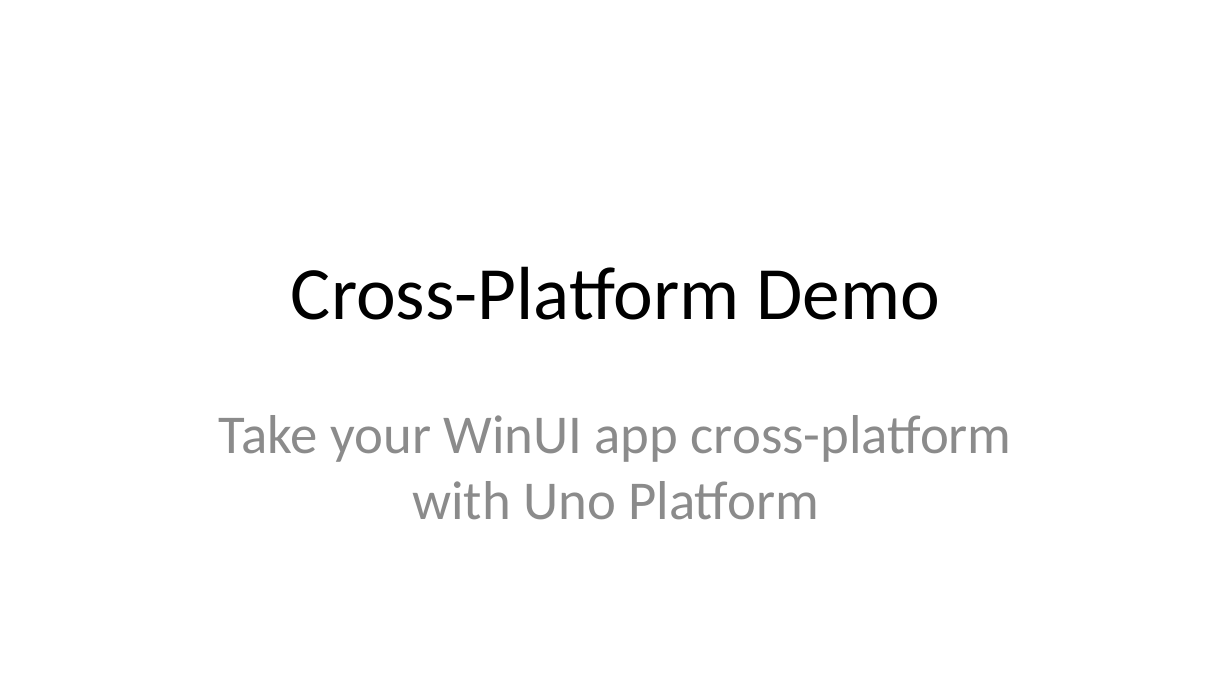
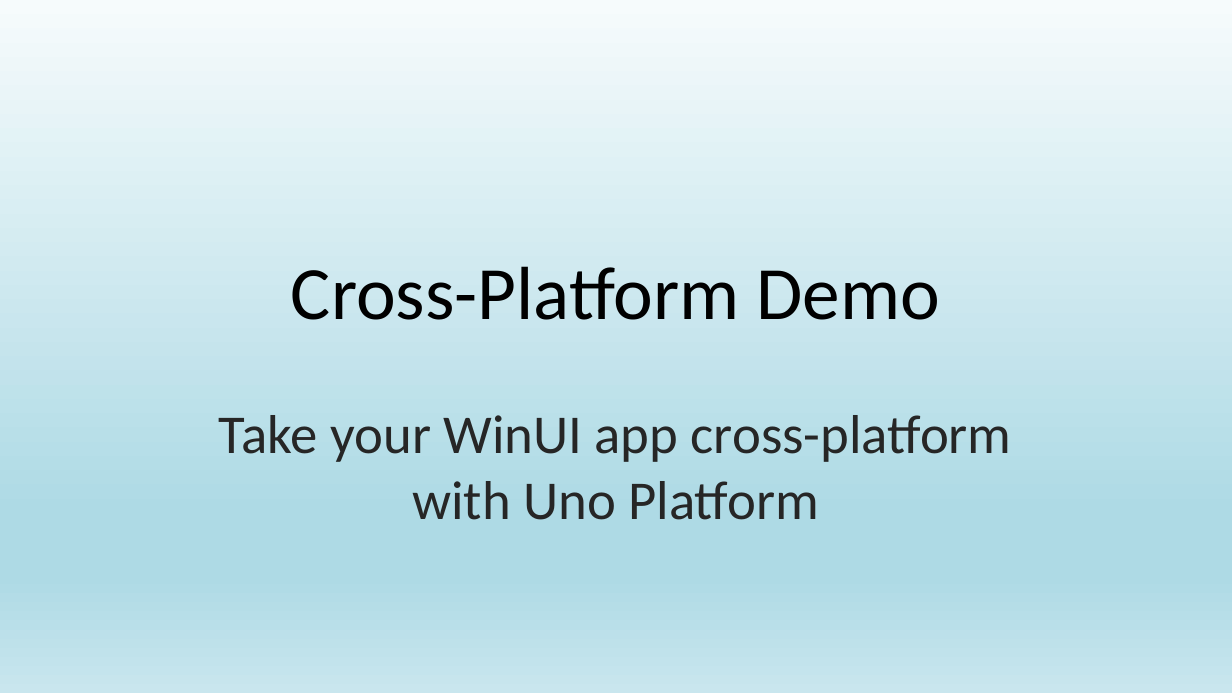
Before and after one commit to alvinashcraft/speaking, a slide deck: slide 11 of 2025/0311_VSLiveLasVegas/Getting Started with WinUI/VSLive Vegas 25 - Getting Started with WinUI.pptx. Drawn at 1232x693 pixels with LibreOffice and Linux fonts; fonts in the diff are those of the drawing; background and template pictures are left out. Boxes give left, top, right and bottom in pixels: in the first picture for what was removed or moved away, otherwise in the second. Text is boxed around its words. In the diff, an @@ line names an element or a change of style, - is before the commit and + after.

Commit message:
Update slide design and links for VSLive Vegas

```diff
--- a/2025/0311_VSLiveLasVegas/Getting Started with WinUI/VSLive Vegas 25 - Getting Started with WinUI.pptx
+++ b/2025/0311_VSLiveLasVegas/Getting Started with WinUI/VSLive Vegas 25 - Getting Started with WinUI.pptx
@@ background picture (left out) to gradient #F6FBFC to #AEDAE5 to #C9E6EE @@
@@ subtitle "Take your WinUI app cross-platform ..." at (x1=219, y1=415, x2=1012, y2=520): text colour #8C8C8C to #262626 @@
```
Also in this commit, not shown: 12 other slides changed, 5 other files.
